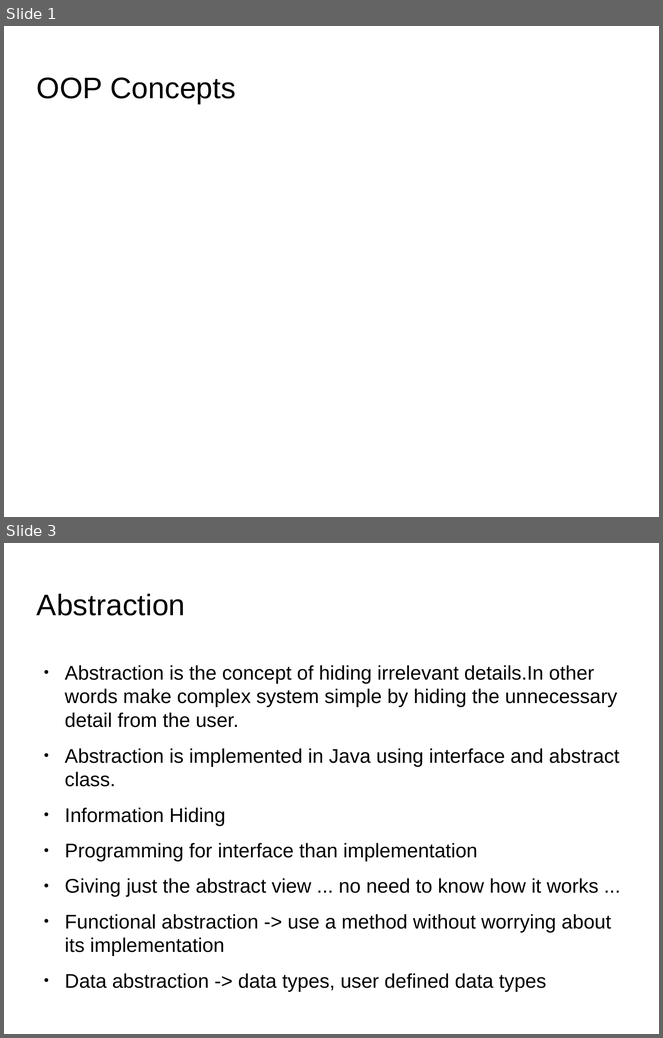
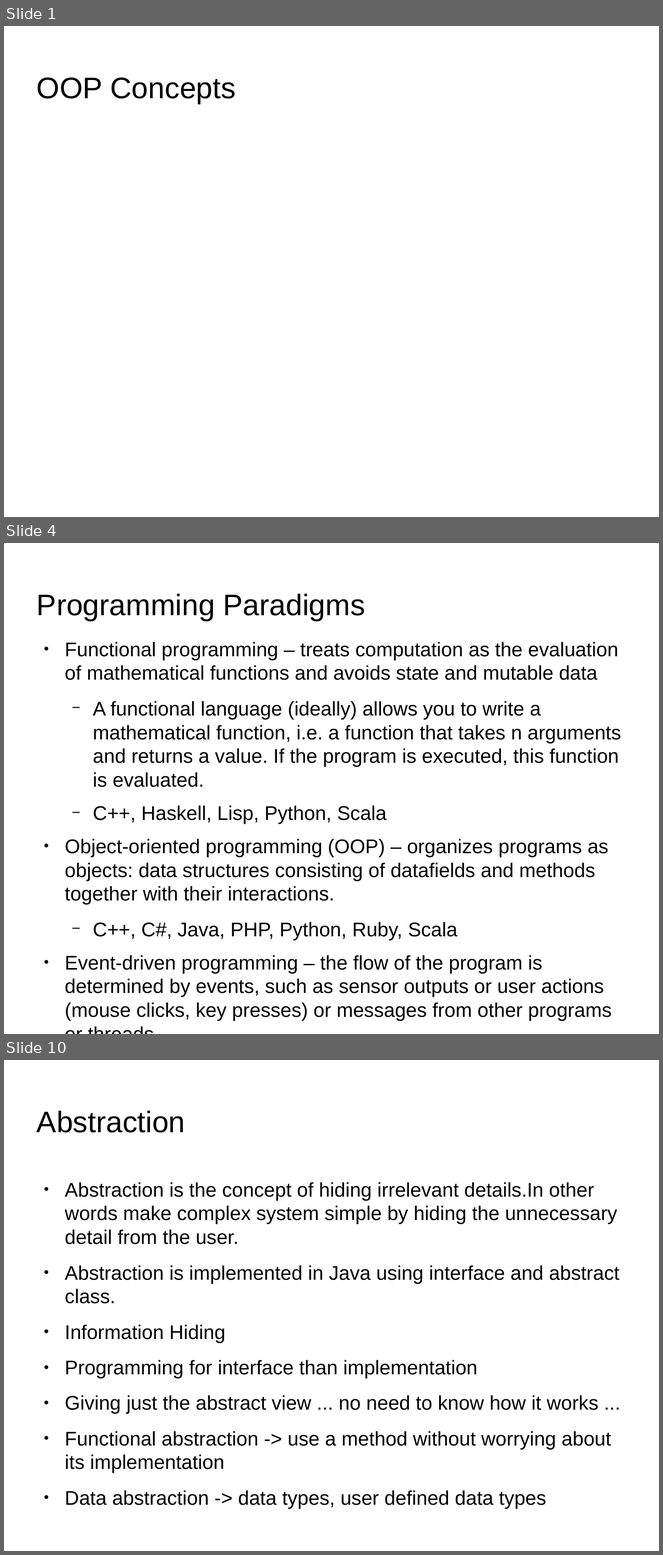
Before and after one commit to shikha-desai/Internship_PreWork, a slide deck: OOP/OOP_Concepts.odp. Shown one above the other, each under a label of ours: slides 1 and 3 before the commit, slides 1, 4 and 10 after it; the slides between them are not shown. The pictures are 663x1038 and 663x1555 pixels, drawn with LibreOffice and Linux fonts; fonts in the diff are those of the drawing; background and template pictures are left out. Boxes give left, top, right and bottom in pixels: in the first picture for what was removed or moved away, otherwise in the second. Text is boxed around its words. In the diff, an @@ line names an element or a change of style, - is before the commit and + after.

Commit message:
Added programming paradigms to oop_concepts ppt

```diff
--- a/OOP/OOP_Concepts.odp
+++ b/OOP/OOP_Concepts.odp
@@ slide 4 added at box(4, 543, 659, 1034), background picture (left out) @@
@@ title added at box(37, 593, 365, 621), 36 pt, text #000000 @@
+Programming Paradigms
@@ text added at box(65, 642, 621, 1021), 24.1 pt, text #000000 @@
+● Functional programming – treats computation as the evaluation of mathematical functions and avoids state and mutable data
+  − A functional language (ideally) allows you to write a mathematical function, i.e. a function that takes n arguments and returns a value. If the program is executed, this function is evaluated.
+  − C++, Haskell, Lisp, Python, Scala
+● Object-oriented programming (OOP) – organizes programs as objects: data structures consisting of datafields and methods together with their interactions.
+  − C++, C#, Java, PHP, Python, Ruby, Scala
+● Event-driven programming – the flow of the program is determined by events, such as sensor outputs or user actions (mouse clicks, key presses) or messages from other programs or threads.
+  − Javascript
@@ what was slide 3 is now slide 10 @@
```
Also in this commit, not shown: 7 other slides added, 1 slide removed, 1 other file.
